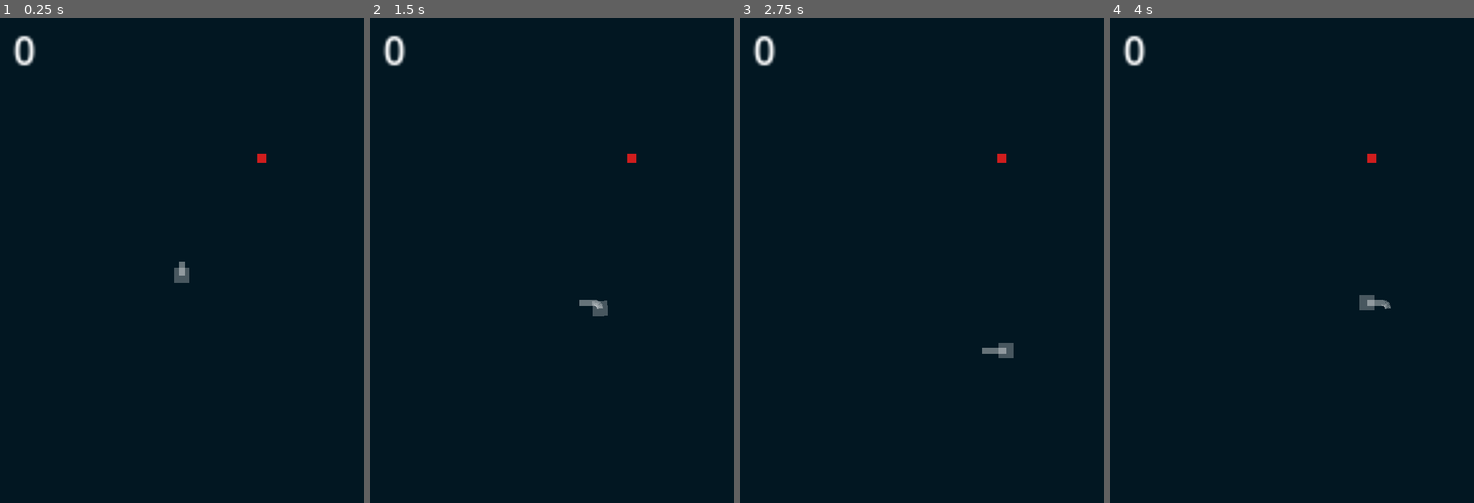
Above: before the commit, frames 1-4 (left to right).
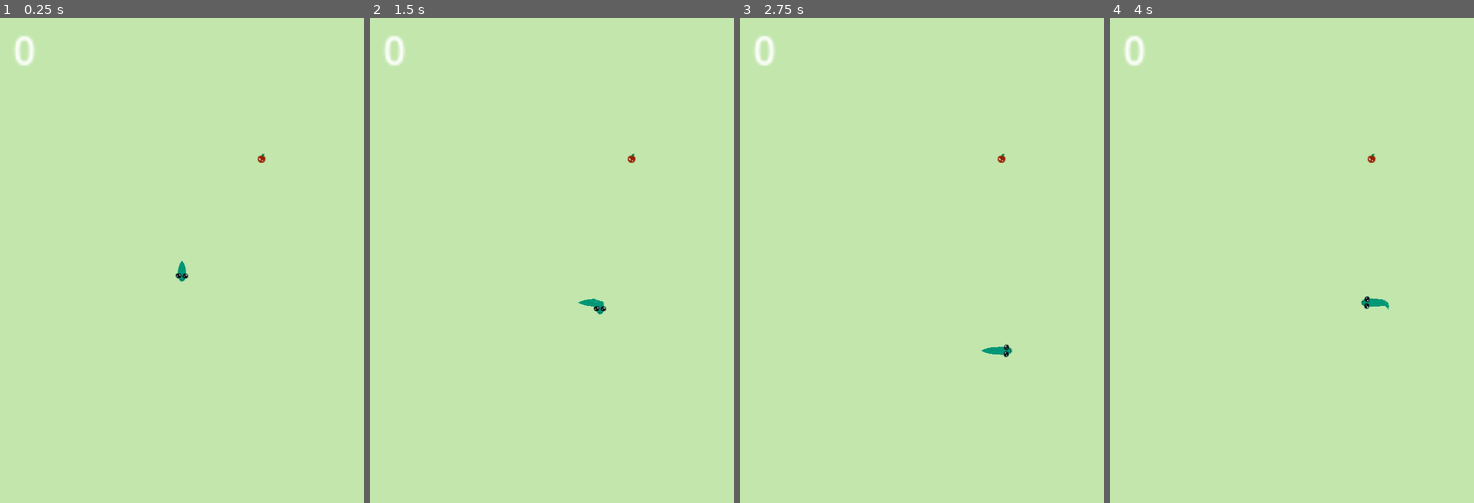
Above: after the commit, the same moments.

Repository: FSJessica/Snake-Game
Game: Godot game, scene res://scenes/Game.tscn
Same seed, same stepped clock (60 frames per second), same inputs: the game is played once before the commit and once after it.
Inputs:
- Up to frame 1 (0.25 s): no input
- Up to frame 2 (1.5 s): hold Right (ui_right) 0.53-1.28 s; hold Down (ui_down) from 1.28 s (still down)
- Up to frame 3 (2.75 s): release Down (ui_down) at 2.03 s; hold Right (ui_right) from 2.03 s (still down)
- Up to frame 4 (4 s): release Right (ui_right) at 2.78 s; hold Up (ui_up) 2.78-3.53 s; hold Left (ui_left) from 3.53 s (still down)

The runs differ from the first frame. In frame 1, 100% of the frame differs, in the area x 0-100%, y 0-100%; in frame 2, 100%; in frame 3, 100%; in frame 4, 100%.

Commit message:
Sprites adicionados

Diff:
--- a/scenes/Body.tscn
+++ b/scenes/Body.tscn
@@ -1,9 +1,23 @@
-[gd_scene load_steps=2 format=3 uid="uid://sarh5aar3s87"]
+[gd_scene load_steps=3 format=3 uid="uid://sarh5aar3s87"]
 
 [ext_resource type="Script" path="res://scripts/Body.gd" id="1_tl3a1"]
 
+[sub_resource type="Curve" id="Curve_viuhl"]
+min_value = 1.0
+max_value = 4.0
+bake_resolution = 1000
+_data = [Vector2(0, 0), 0.0, 4.2, 0, 0, Vector2(1, 1), 0.0, 0.0, 0, 0]
+point_count = 2
+
 [node name="Body" type="Line2D"]
-default_color = Color(1, 1, 1, 0.396078)
+position = Vector2(-1, -1)
+width = 12.0
+width_curve = SubResource("Curve_viuhl")
+default_color = Color(0, 0.592157, 0.462745, 1)
+joint_mode = 2
+begin_cap_mode = 2
+end_cap_mode = 2
+antialiased = true
 script = ExtResource("1_tl3a1")
 
 [node name="Area2D" type="Area2D" parent="."]
--- a/scenes/Food.tscn
+++ b/scenes/Food.tscn
@@ -1,7 +1,7 @@
 [gd_scene load_steps=4 format=3 uid="uid://c4sja8ralg2aq"]
 
-[ext_resource type="Texture2D" uid="uid://kf3hex6h3tcr" path="res://images/snake.png" id="1"]
 [ext_resource type="Script" path="res://scripts/Food.gd" id="2"]
+[ext_resource type="Texture2D" uid="uid://4bl8hk4frpcf" path="res://images/food.png" id="2_xo61a"]
 
 [sub_resource type="RectangleShape2D" id="1"]
 size = Vector2(14.2001, 15.0703)
@@ -10,9 +10,7 @@
 script = ExtResource("2")
 
 [node name="food" type="Sprite2D" parent="."]
-modulate = Color(0.815686, 0.113725, 0.113725, 1)
-scale = Vector2(3, 3)
-texture = ExtResource("1")
+texture = ExtResource("2_xo61a")
 
 [node name="Area2D" type="Area2D" parent="."]
 
--- a/scenes/Game.tscn
+++ b/scenes/Game.tscn
@@ -1,16 +1,16 @@
 [gd_scene load_steps=3 format=3 uid="uid://dycuoak0lthog"]
 
-[ext_resource type="Texture2D" uid="uid://kf3hex6h3tcr" path="res://images/snake.png" id="1"]
 [ext_resource type="Script" path="res://scripts/Game.gd" id="2"]
+[ext_resource type="Texture2D" uid="uid://bkw8sw3xj1ns2" path="res://images/background.png" id="2_vcpjy"]
 
 [node name="Game" type="Node2D"]
 script = ExtResource("2")
 
 [node name="background" type="Sprite2D" parent="."]
-modulate = Color(0.00784314, 0.0901961, 0.133333, 1)
+modulate = Color(0.760784, 0.901961, 0.67451, 1)
 position = Vector2(300, 512)
 scale = Vector2(120, 205)
-texture = ExtResource("1")
+texture = ExtResource("2_vcpjy")
 
 [node name="Points" type="Label" parent="."]
 offset_left = 22.0
--- a/scenes/Snake.tscn
+++ b/scenes/Snake.tscn
@@ -158,9 +158,8 @@
 debug_color = Color(0.780392, 0, 0.380392, 0.419608)
 
 [node name="snake" type="Sprite2D" parent="."]
-modulate = Color(1, 1, 1, 0.278431)
 position = Vector2(5.96046e-08, 5.96046e-08)
-scale = Vector2(5, 5)
+rotation = -1.5708
 texture = ExtResource("1")
 
 [node name="snakeArea" type="Area2D" parent="."]
--- a/scripts/Body.gd
+++ b/scripts/Body.gd
@@ -40,4 +40,5 @@
 		i.queue_free()
 
 func _on_area_2d_area_entered(area):
-	area.get_parent().vivo=false
+	if area.name=="snakeArea":
+		area.get_parent().vivo=false
--- a/scripts/Game.gd
+++ b/scripts/Game.gd
@@ -10,8 +10,8 @@
 	snake.player = true
 	body=Global.bodyPath.instantiate()
 	body.target=snake
+	add_child(body)
 	add_child(snake)
-	add_child(body)
 	_food_create()
 
 func _food_create():
Not shown, added: export_presets.cfg
Binary file added: images/background.png
Not shown, added: images/background.png.import
Binary file added: images/food.png
Not shown, added: images/food.png.import
Binary file changed: images/snake.png
